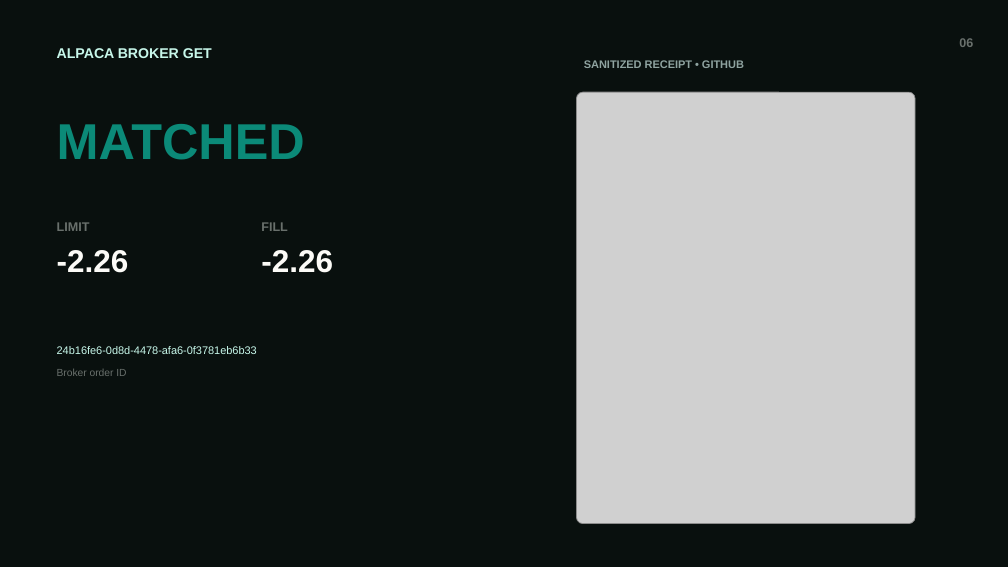
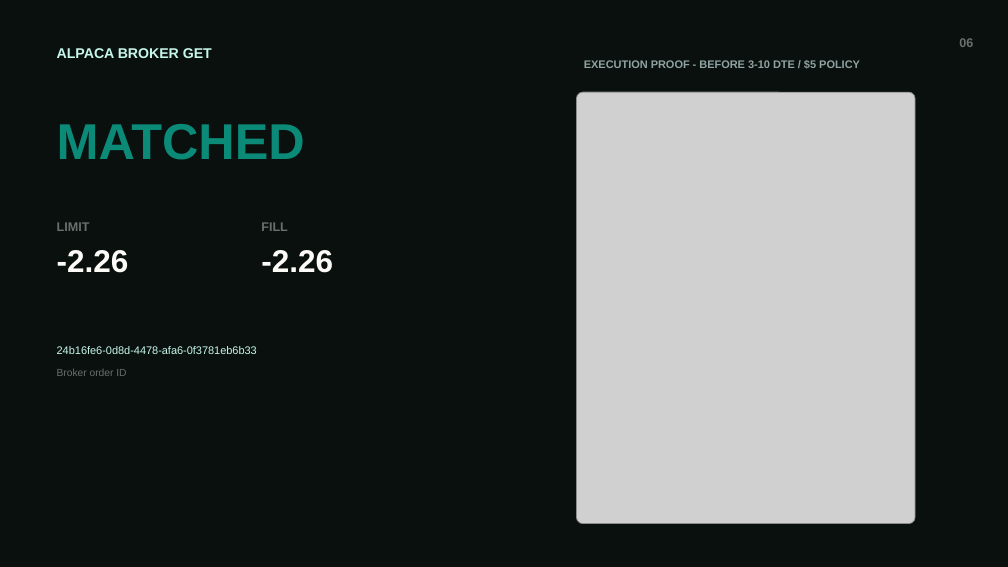
Before and after one commit to Yun-0000/opticycle, a slide deck: slide 6 of artifacts/opticycle-slides.pptx. Drawn at 1008x567 pixels with LibreOffice and Linux fonts; fonts in the diff are those of the drawing; grey boxes stand for pictures. Boxes give left, top, right and bottom in pixels: in the first picture for what was removed or moved away, otherwise in the second. Text is boxed around its words. In the diff, an @@ line names an element or a change of style, - is before the commit and + after.

Commit message:
Align release evidence and remove legacy execution code

```diff
--- a/artifacts/opticycle-slides.pptx
+++ b/artifacts/opticycle-slides.pptx
@@ text at (x1=584, y1=60, x2=860, y2=68): text changed @@
-SANITIZED RECEIPT • GITHUB
+EXECUTION PROOF - BEFORE 3-10 DTE / $5 POLICY
```
Also in this commit, not shown: 12 other files.
